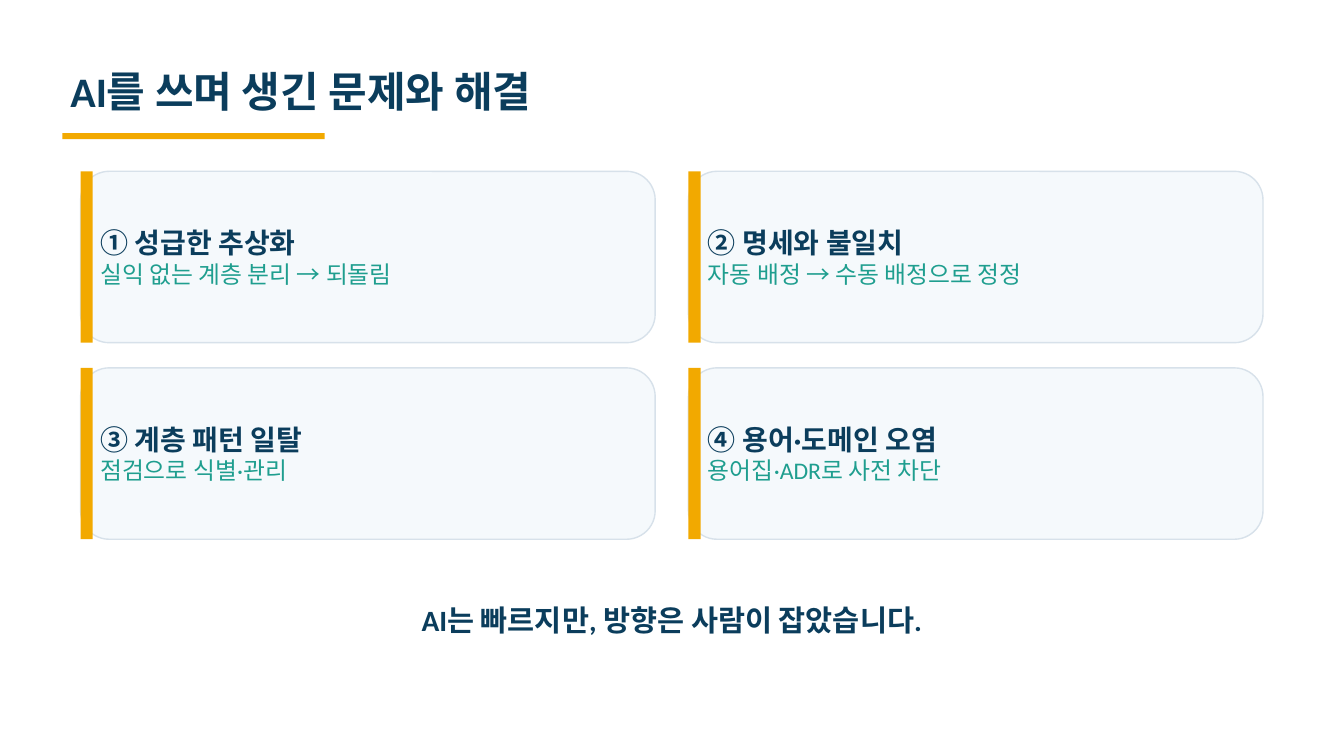
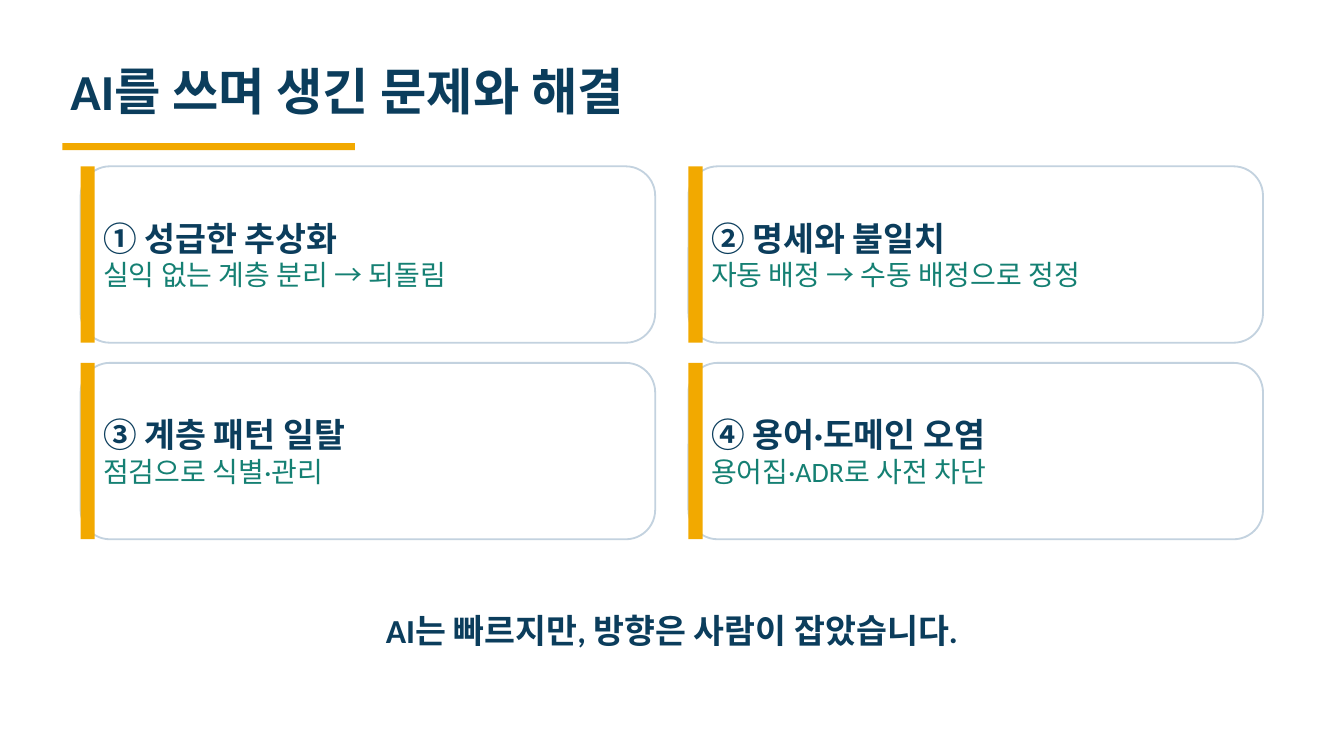
Before and after one commit to heyoonyoon/distributed-programming, a slide deck: slide 19 of docs/presentation/보험발표-편집가능.pptx. Drawn at 1344x756 pixels with LibreOffice and Linux fonts; fonts in the diff are those of the drawing. Boxes give left, top, right and bottom in pixels: in the first picture for what was removed or moved away, otherwise in the second. Text is boxed around its words. In the diff, an @@ line names an element or a change of style, - is before the commit and + after.

```diff
--- a/docs/presentation/보험발표-편집가능.pptx
+++ b/docs/presentation/보험발표-편집가능.pptx
@@ text "AI를 쓰며 생긴 문제와 해결" at (70,67,624,115): size 30 to 36 pt @@
@@ rectangle: place and size @@
-rectangle at (63,133,325,139)
+rectangle at (63,143,355,150)
@@ rounded rectangle "① 성급한 추상화": place and size @@
-rounded rectangle "① 성급한 추상화" at (81,171,655,343)
+rounded rectangle "① 성급한 추상화" at (81,166,655,343)
@@ rounded rectangle "① 성급한 추상화" at (81,166,655,343): size 20 to 24 pt in "① 성급한 추상화"; size 17 to 20 pt, text colour #1F9E8F to #158073 in "실익 없는 계층 분리 → 되돌림"; fill #F5F9FC to #FFFFFF; outline #D7E1EA 1 pt to #C3D2DF 1.3 pt @@
@@ rectangle: place and size @@
-rectangle at (81,171,93,343)
+rectangle at (81,166,95,343)
@@ rounded rectangle "② 명세와 불일치": place and size @@
-rounded rectangle "② 명세와 불일치" at (689,171,1263,343)
+rounded rectangle "② 명세와 불일치" at (689,166,1263,343)
@@ rounded rectangle "② 명세와 불일치" at (689,166,1263,343): size 20 to 24 pt in "② 명세와 불일치"; size 17 to 20 pt, text colour #1F9E8F to #158073 in "자동 배정 → 수동 배정으로 정정"; fill #F5F9FC to #FFFFFF; outline #D7E1EA 1 pt to #C3D2DF 1.3 pt @@
@@ rectangle: place and size @@
-rectangle at (689,171,701,343)
+rectangle at (689,166,703,343)
@@ rounded rectangle "③ 계층 패턴 일탈": place and size @@
-rounded rectangle "③ 계층 패턴 일탈" at (81,368,655,539)
+rounded rectangle "③ 계층 패턴 일탈" at (81,363,655,539)
@@ rounded rectangle "③ 계층 패턴 일탈" at (81,363,655,539): size 20 to 24 pt in "③ 계층 패턴 일탈"; size 17 to 20 pt, text colour #1F9E8F to #158073 in "점검으로 식별·관리"; fill #F5F9FC to #FFFFFF; outline #D7E1EA 1 pt to #C3D2DF 1.3 pt @@
@@ rectangle: place and size @@
-rectangle at (81,368,93,539)
+rectangle at (81,363,95,539)
@@ rounded rectangle "④ 용어·도메인 오염": place and size @@
-rounded rectangle "④ 용어·도메인 오염" at (689,368,1263,539)
+rounded rectangle "④ 용어·도메인 오염" at (689,363,1263,539)
@@ rounded rectangle "④ 용어·도메인 오염" at (689,363,1263,539): size 20 to 24 pt in "④ 용어·도메인 오염"; size 17 to 20 pt, text colour #1F9E8F to #158073 in "용어집·ADR로 사전 차단"; fill #F5F9FC to #FFFFFF; outline #D7E1EA 1 pt to #C3D2DF 1.3 pt @@
@@ rectangle: place and size @@
-rectangle at (689,368,701,539)
+rectangle at (689,363,703,539)
@@ text "AI는 빠르지만, 방향은 사람이 잡았습니다." at (386,614,958,648): size 21 to 24 pt @@
```
Also in this commit, not shown: 19 other slides changed, 3 other files.
